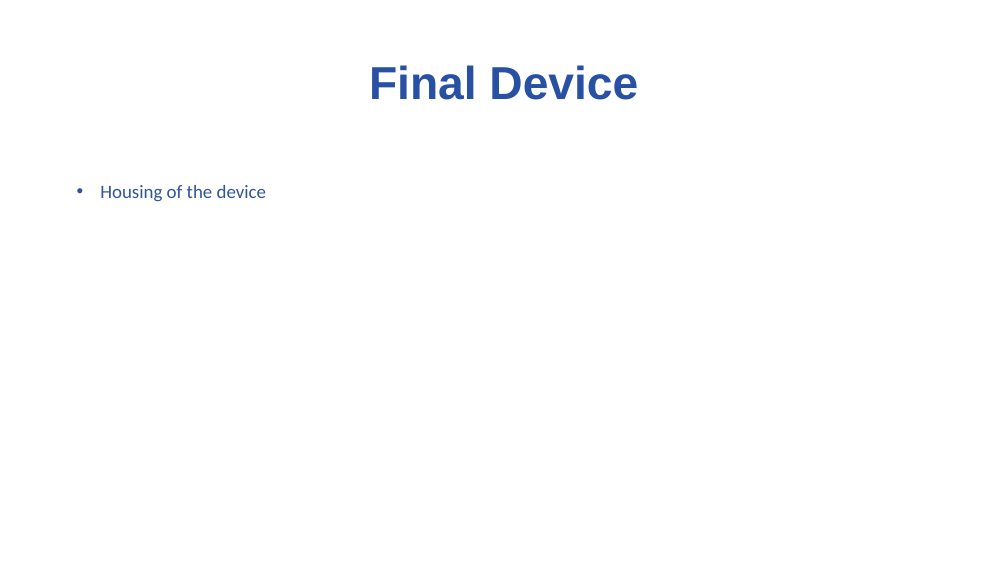
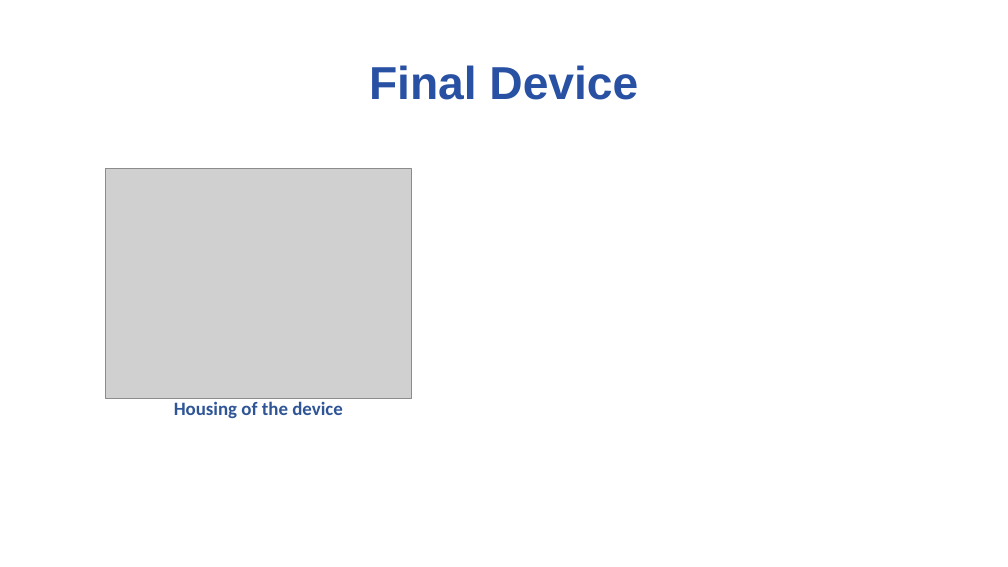
Before and after one commit to ramirez915/BioE-CS-494, a slide deck: slide 6 of Lab 2 ppt.pptx. Drawn at 1008x567 pixels with LibreOffice and Linux fonts; fonts in the diff are those of the drawing; grey boxes stand for pictures; background and template pictures are left out. Boxes give left, top, right and bottom in pixels: in the first picture for what was removed or moved away, otherwise in the second. Text is boxed around its words. In the diff, an @@ line names an element or a change of style, - is before the commit and + after.

```diff
--- a/Lab 2 ppt.pptx
+++ b/Lab 2 ppt.pptx
@@ picture added at [105,169,411,399] @@
@@ text "Housing of the device": place and size @@
-text "Housing of the device" at [100,185,266,202]
+text "Housing of the device" at [174,401,343,418]
@@ text "Housing of the device" at [174,401,343,418]: bold on; alignment left to centre; bullet • to none @@
```
